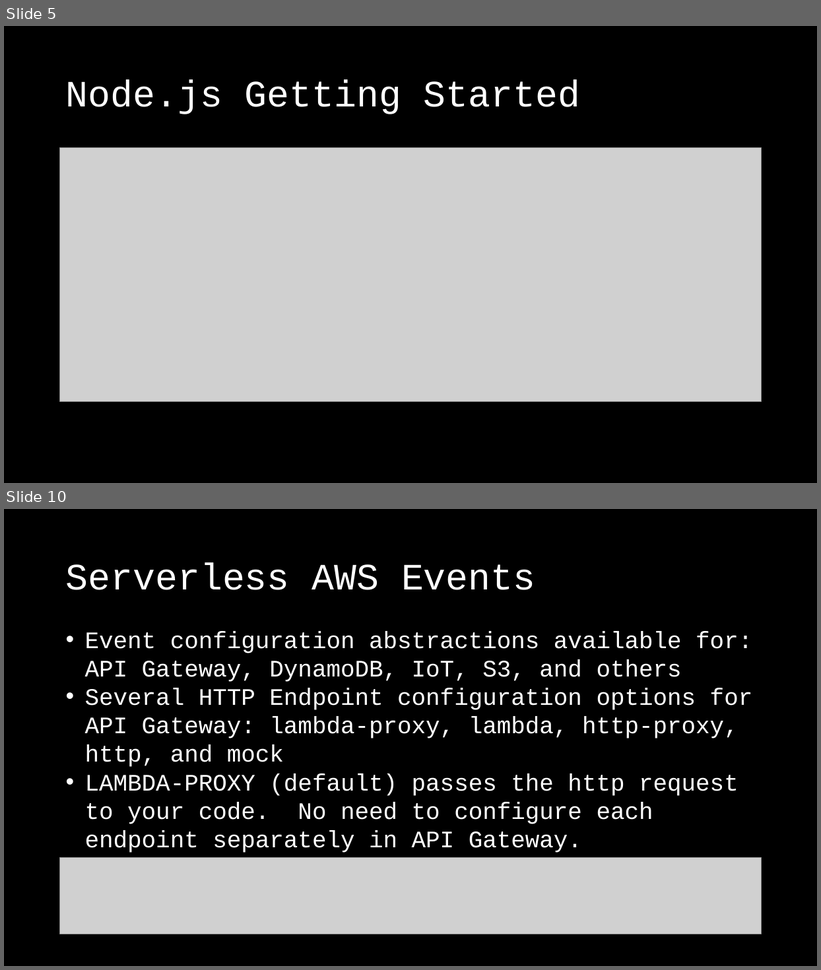
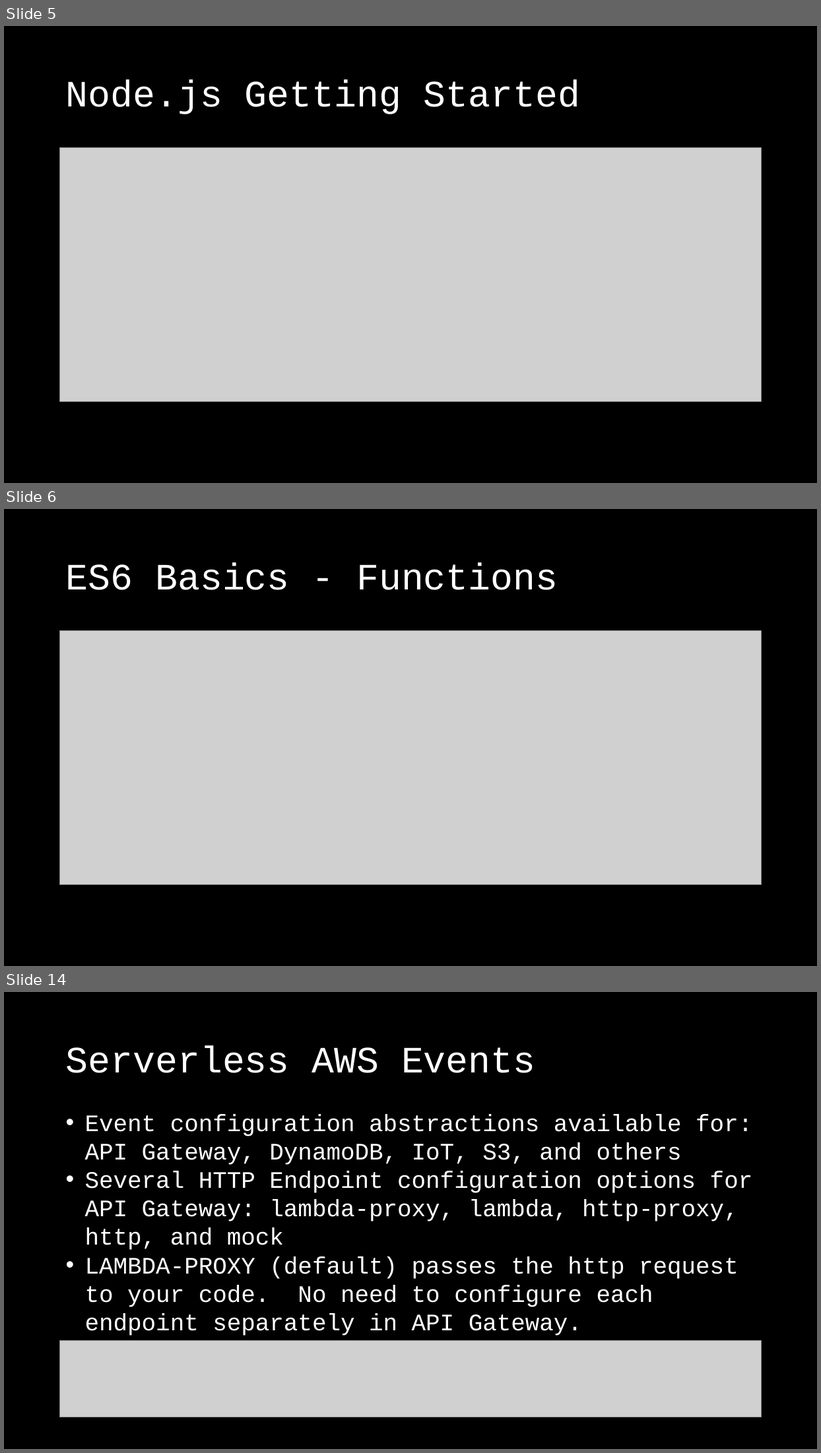
Before and after one commit to rsnestor/slac, a slide deck: doc/slac_slides.pptx. Shown one above the other, each under a label of ours: slides 5 and 10 before the commit, slides 5, 6 and 14 after it; the slides between them are not shown. The pictures are 821x970 and 821x1453 pixels, drawn with LibreOffice and Linux fonts; fonts in the diff are those of the drawing; grey boxes stand for pictures. Boxes give left, top, right and bottom in pixels: in the first picture for what was removed or moved away, otherwise in the second. Text is boxed around its words. In the diff, an @@ line names an element or a change of style, - is before the commit and + after.

```diff
--- a/doc/slac_slides.pptx
+++ b/doc/slac_slides.pptx
@@ slide 6 added at bbox=[4, 509, 817, 966], background #000000 @@
@@ title added at bbox=[66, 562, 558, 590], 44 pt, text #FFFFFF @@
+ES6 Basics - Functions
@@ picture added at bbox=[60, 631, 762, 885] @@
@@ what was slide 10 is now slide 14 @@
```
Also in this commit, not shown: 5 slides changed, 9 other slides added, 1 slide removed, 9 other files.
